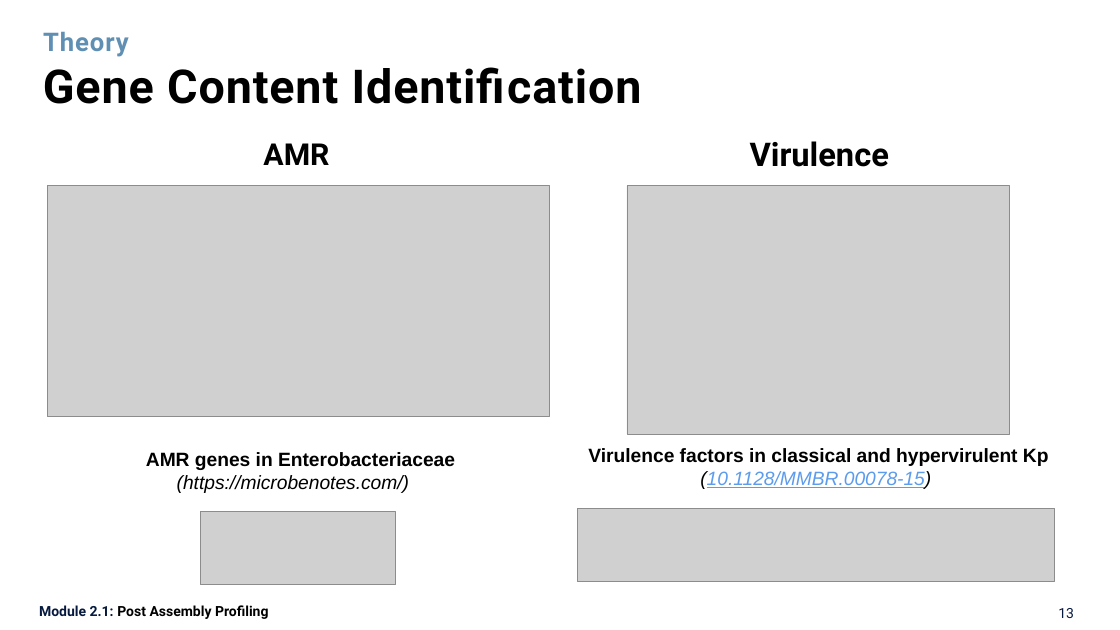
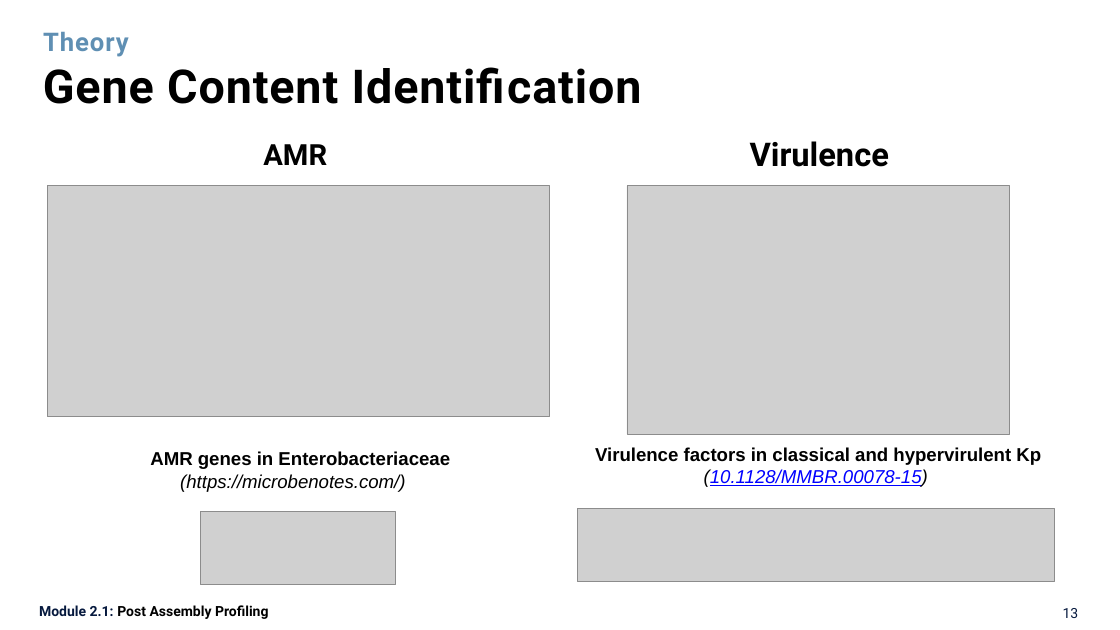
Before and after one commit to quynhnpn-oucru/MicroGen-2026, a slide deck: slide 13 of day-2_quynhnpn/instructions/presentations/microgen2026_postassembly_quynhnpn.pptx. Drawn at 1120x630 pixels with LibreOffice and Linux fonts; fonts in the diff are those of the drawing; grey boxes stand for pictures. Boxes give left, top, right and bottom in pixels: in the first picture for what was removed or moved away, otherwise in the second. Text is boxed around its words. In the diff, an @@ line names an element or a change of style, - is before the commit and + after.

```diff
--- a/day-2_quynhnpn/instructions/presentations/microgen2026_postassembly_quynhnpn.pptx
+++ b/day-2_quynhnpn/instructions/presentations/microgen2026_postassembly_quynhnpn.pptx
@@ text "AMR" at [263, 144, 327, 165]: size 25.9 to 25 pt @@
@@ text "AMR genes in Enterobacteriaceae (https://microbenotes.com/)" at [150, 451, 450, 492]: size 16.5 to 16 pt @@
@@ text "Virulence factors in classical and ..." at [595, 447, 1041, 487]: size 16.5 to 16 pt; text colour #5D9CEC to #0000FF in "(10.1128/MMBR.00078-15)" @@
@@ page number: place and size @@
-page number at [1058, 608, 1074, 618]
+page number at [1063, 608, 1079, 618]
```
Also in this commit, not shown: 16 other slides changed, 1 other file.
